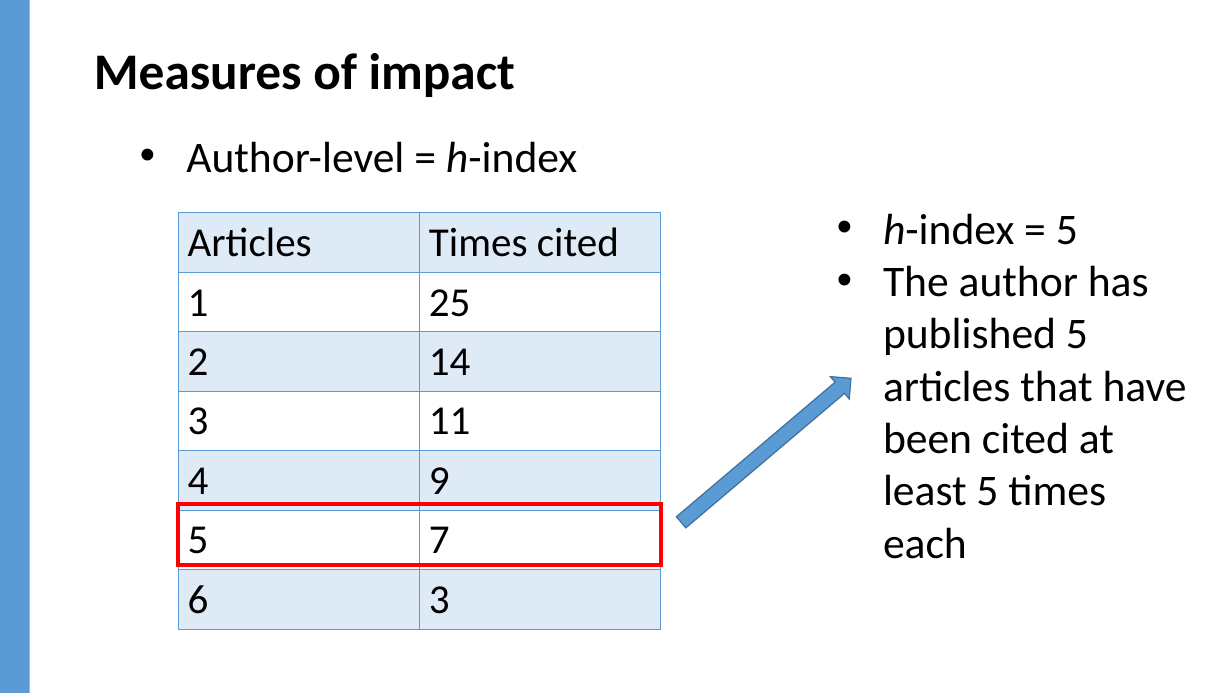
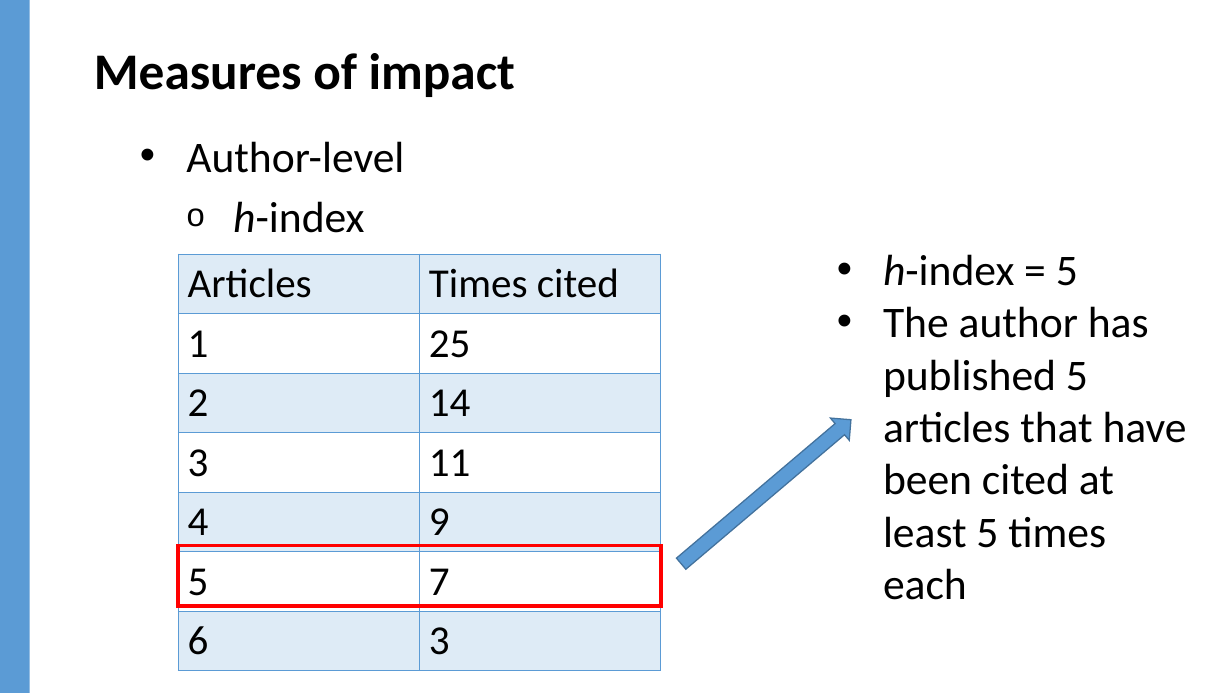
Before and after one commit to jylisadoney/jylisadoney.github.io, a slide deck: slide 31 of media/JylisaDoney_ACRL-ScholarlyCommunicationsCookbook_KeyIngredients.pptx. Drawn at 1232x693 pixels with LibreOffice and Linux fonts; fonts in the diff are those of the drawing; background and template pictures are left out. Boxes give left, top, right and bottom in pixels: in the first picture for what was removed or moved away, otherwise in the second. Text is boxed around its words. In the diff, an @@ line names an element or a change of style, - is before the commit and + after.

```diff
--- a/media/JylisaDoney_ACRL-ScholarlyCommunicationsCookbook_KeyIngredients.pptx
+++ b/media/JylisaDoney_ACRL-ScholarlyCommunicationsCookbook_KeyIngredients.pptx
@@ text at [186, 141, 404, 233]: text changed @@
-• Author-level = h-index
+• Author-level
+  o h-index
@@ 1 table, 1 text, 1 right arrow, 1 rectangle: place and size @@
-1 table, 1 text, 1 right arrow, 1 rectangle at [178, 213, 1187, 622]
+1 table, 1 text, 1 right arrow, 1 rectangle at [178, 254, 1187, 664]
```
Also in this commit, not shown: 23 other slides changed, 1 other file.
